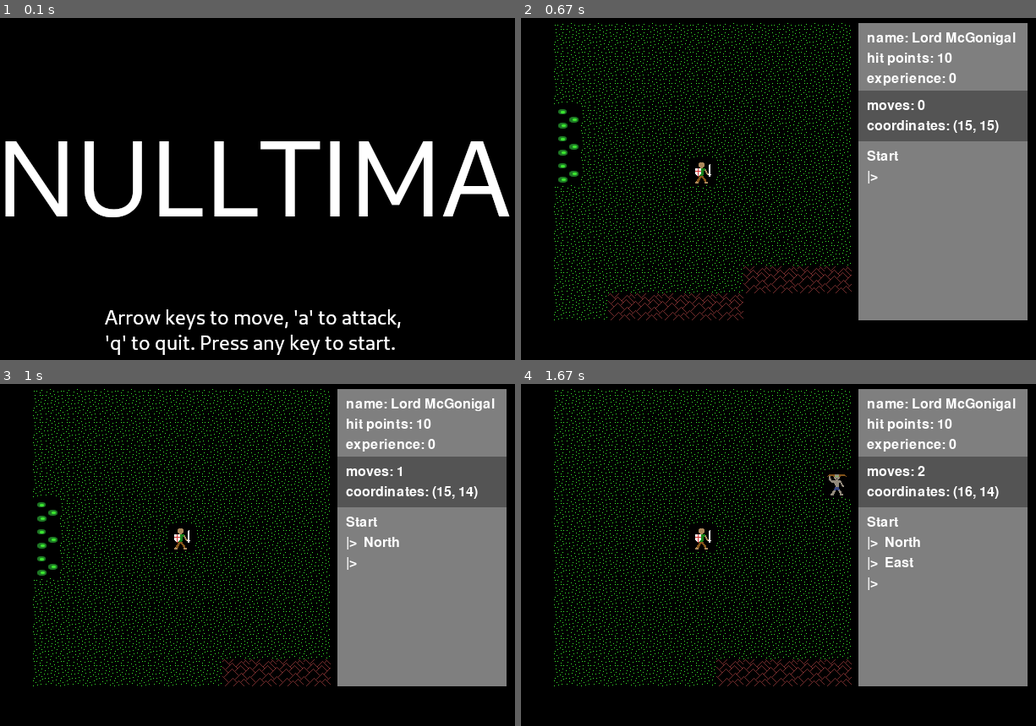
Above: before the commit, frames 1-4 (two rows, left to right).
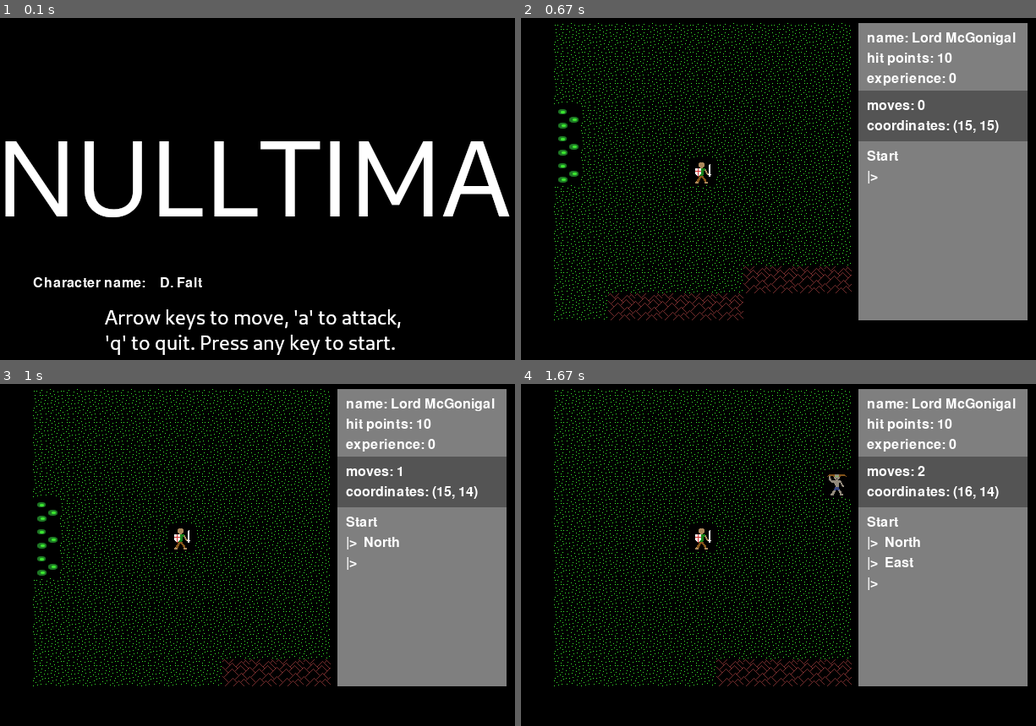
Above: after the commit, the same moments.

Repository: josh-reynolds/Python
Game: pygame game, started from pygame/nulltima/demo.py
Same seed, same stepped clock (60 frames per second), same inputs: the game is played once before the commit and once after it.
Inputs:
- Up to frame 1 (0.1 s): no input
- Up to frame 2 (0.67 s): hold Right from 0.33 s (still down)
- Up to frame 3 (1 s): release Right at 0.8 s; hold Up from 0.83 s (still down)
- Up to frame 4 (1.67 s): release Up at 1.13 s; hold Right 1.17-1.63 s

The runs differ from the first frame. In frame 1, 0.4% of the frame differs, in the area x 6-40%, y 75-79%; in frame 2, nothing differs; in frame 3, nothing differs; in frame 4, nothing differs.

Commit message:
Getting structure for text input in place - not editable yet

Diff:
--- a/pygame/nulltima/demo.py
+++ b/pygame/nulltima/demo.py
@@ -6,6 +6,8 @@
         super().__init__()
 
         TitleScreen(caption='Welcome to Nulltima!')
+        Text(text='Character name: ', pos=(60, 360))
+        EditableText(text='D. Falt', pos=(210, 360))
 
         Overworld(caption='<====!~ NulltimA ~!====>')
         Grid(size=(11, 11), pos=(60, 60))
--- a/pygame/nulltima/game.py
+++ b/pygame/nulltima/game.py
@@ -31,6 +31,20 @@
         pass
 
 class Text(Component):
+    def __init__(self, text, pos):
+        super().__init__(pos)
+        self.text = text
+        self.render()
+
+    def render(self):
+        self.img = self.font.render(self.text, True, self.fontcolor)
+        self.rect = self.img.get_rect()
+        self.rect.topleft = self.pos
+
+    def draw(self):
+        Game.screen.blit(self.img, self.rect)
+
+class EditableText(Component):
     def __init__(self, text, pos):
         super().__init__(pos)
         self.text = text
@@ -214,6 +228,8 @@
 
     def draw(self):
         Game.screen.blit(self.img, self.rect)
+        for component in self.components:
+            component.draw()
         pygame.display.flip()
 
     def do_event(self, event):
